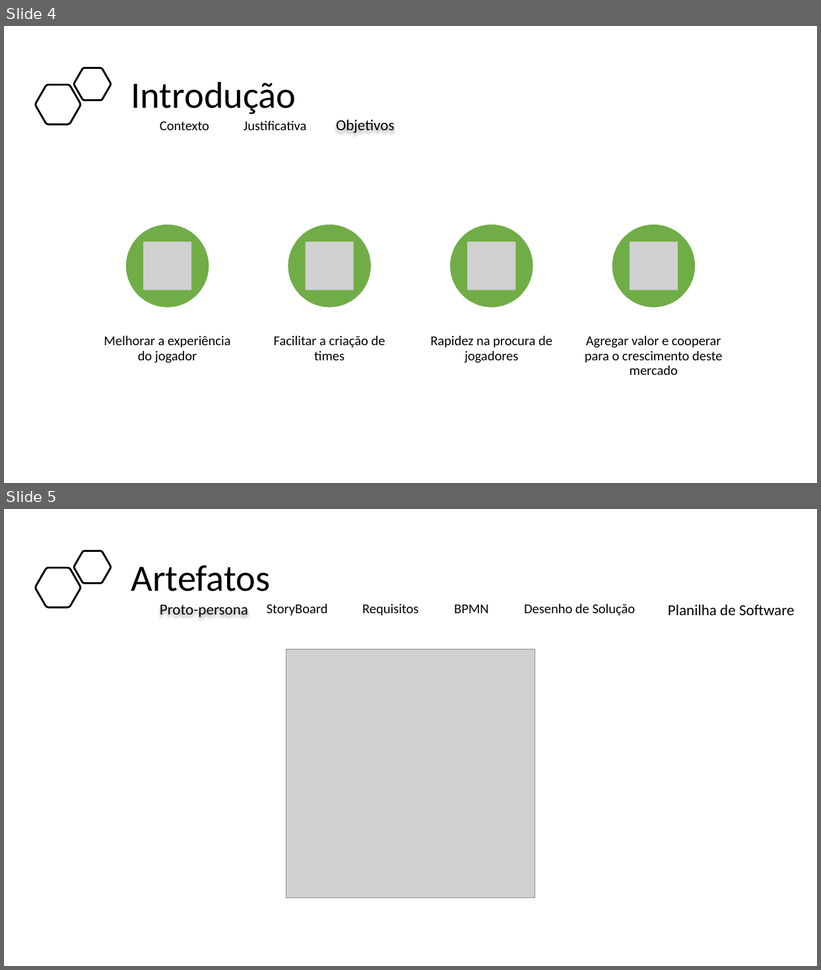
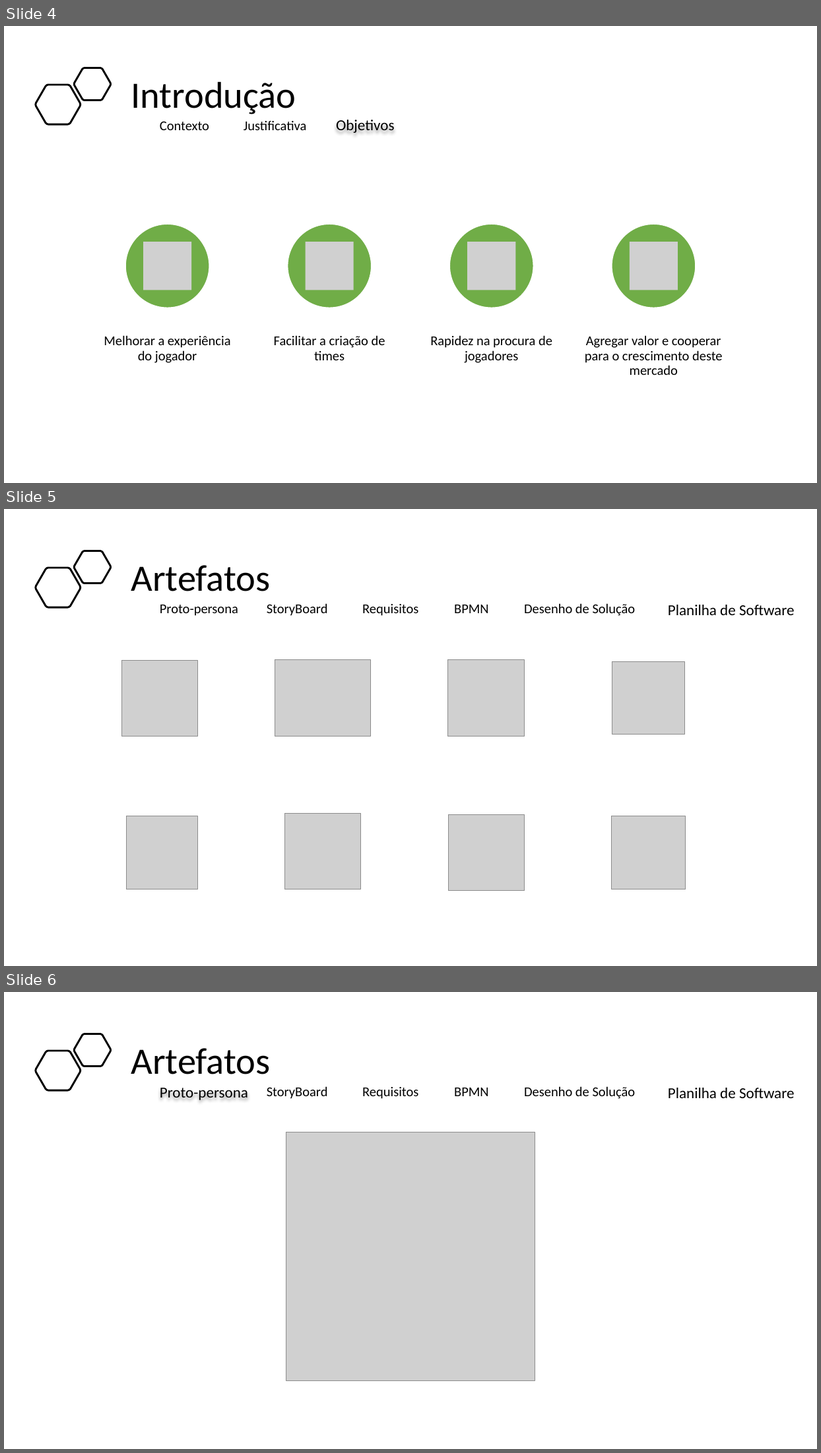
Before and after one commit to BandTec/project-hunter, a slide deck: Documentação/Apresentação - Sprint 3.pptx. Shown one above the other, each under a label of ours: slides 4 and 5 before the commit, slides 4, 5 and 6 after it. The pictures are 821x970 and 821x1453 pixels, drawn with LibreOffice and Linux fonts; fonts in the diff are those of the drawing; grey boxes stand for pictures. Boxes give left, top, right and bottom in pixels: in the first picture for what was removed or moved away, otherwise in the second. Text is boxed around its words. In the diff, an @@ line names an element or a change of style, - is before the commit and + after.

Commit message:
PPT

```diff
--- a/Documentação/Apresentação - Sprint 3.pptx
+++ b/Documentação/Apresentação - Sprint 3.pptx
@@ slide 5 added at [4,509,817,966], background #FFFFFF @@
@@ freeform shape added at [36,568,81,607], outline #000000 2.25 pt @@
@@ freeform shape added at [74,551,111,584], outline #000000 2.25 pt @@
@@ title added at [131,565,270,591], 44 pt, text #000000 @@
+Artefatos
@@ text added at [160,605,238,616], 16 pt, text #000000 @@
+Proto-persona
@@ text added at [267,603,328,616], 16 pt, text #000000 @@
+StoryBoard
@@ text added at [362,604,418,616], 16 pt, text #000000 @@
+Requisitos
@@ text added at [454,605,488,613], 16 pt, text #000000 @@
+BPMN
@@ text added at [524,603,636,616], 16 pt, text #000000 @@
+Desenho de Solução
@@ text added at [668,605,794,615], 18 pt, text #000000 @@
+Planilha de Software
@@ picture added at [121,660,198,737] @@
@@ picture added at [275,660,370,737] @@
@@ picture added at [448,660,525,737] @@
@@ picture added at [613,662,685,735] @@
@@ picture added at [126,817,197,890] @@
@@ picture added at [284,814,361,890] @@
@@ picture added at [448,815,524,891] @@
@@ picture added at [612,817,686,890] @@
@@ what was slide 5 is now slide 6 @@
```
